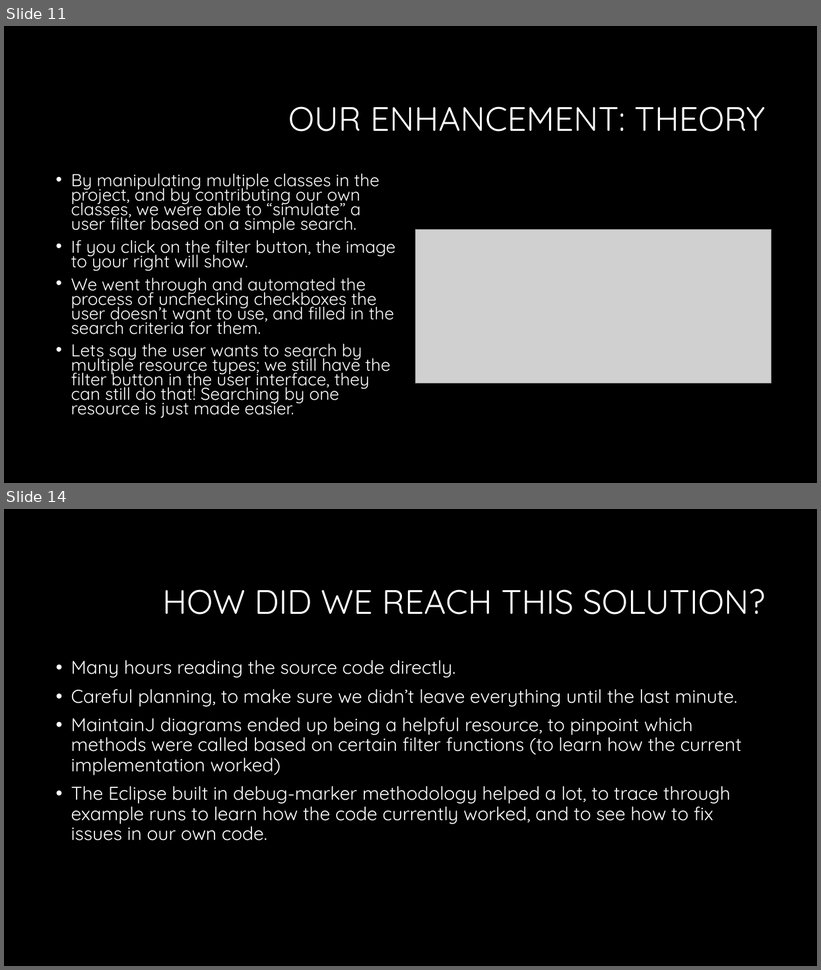
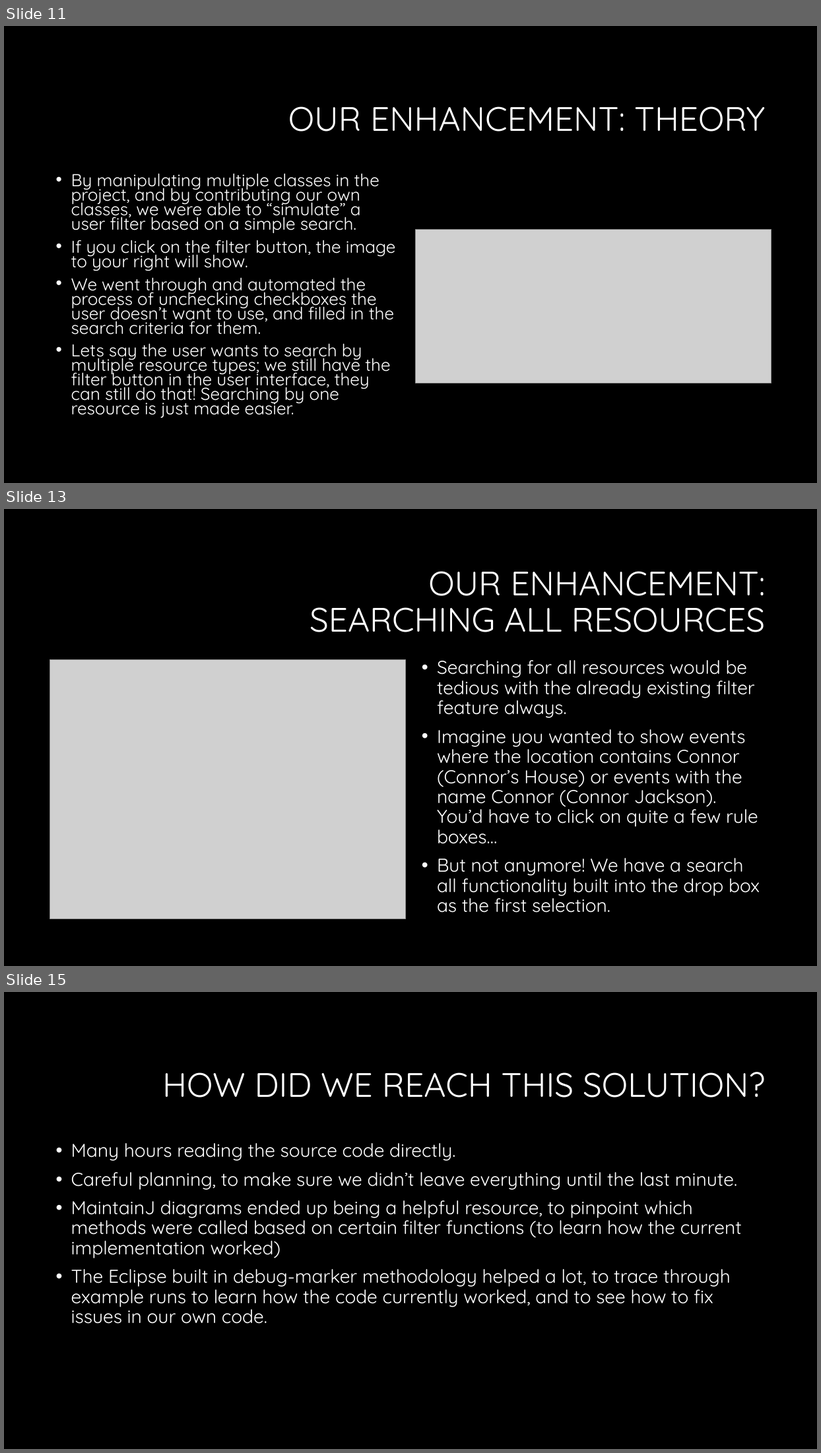
Before and after one commit to jcoona/Rapla, a slide deck: rapla-source-1.8.2/Enhancement Artifacts/Rapla Presentation.pptx. Shown one above the other, each under a label of ours: slides 11 and 14 before the commit, slides 11, 13 and 15 after it; the slides between them are not shown. The pictures are 821x970 and 821x1453 pixels, drawn with LibreOffice and Linux fonts; fonts in the diff are those of the drawing; grey boxes stand for pictures; background and template pictures are left out. Boxes give left, top, right and bottom in pixels: in the first picture for what was removed or moved away, otherwise in the second. Text is boxed around its words. In the diff, an @@ line names an element or a change of style, - is before the commit and + after.

Commit message:
Added a search all feature in the dropbox.
Not entirely necessary, but a nice addition.

```diff
--- a/rapla-source-1.8.2/Enhancement Artifacts/Rapla Presentation.pptx
+++ b/rapla-source-1.8.2/Enhancement Artifacts/Rapla Presentation.pptx
@@ slide 13 added at <box>4,509,817,966</box>, background #000000 @@
@@ title added at <box>310,571,766,632</box>, 40 pt, text #FFFFFF @@
+OUR ENHANCEMENT: SEARCHING ALL RESOURCES
@@ picture added at <box>50,660,405,920</box> @@
@@ text added at <box>437,660,760,913</box>, 22 pt, text #FFFFFF @@
+• Searching for all resources would be tedious with the already existing filter feature always.
+• Imagine you wanted to show events where the location contains Connor (Connor’s House) or events with the name Connor (Connor Jackson). You’d have to click on quite a few rule boxes…
+• But not anymore! We have a search all functionality built into the drop box as the first selection.
@@ what was slide 14 is now slide 15 @@
```
Also in this commit, not shown: 2 slides changed, 6 other files.
